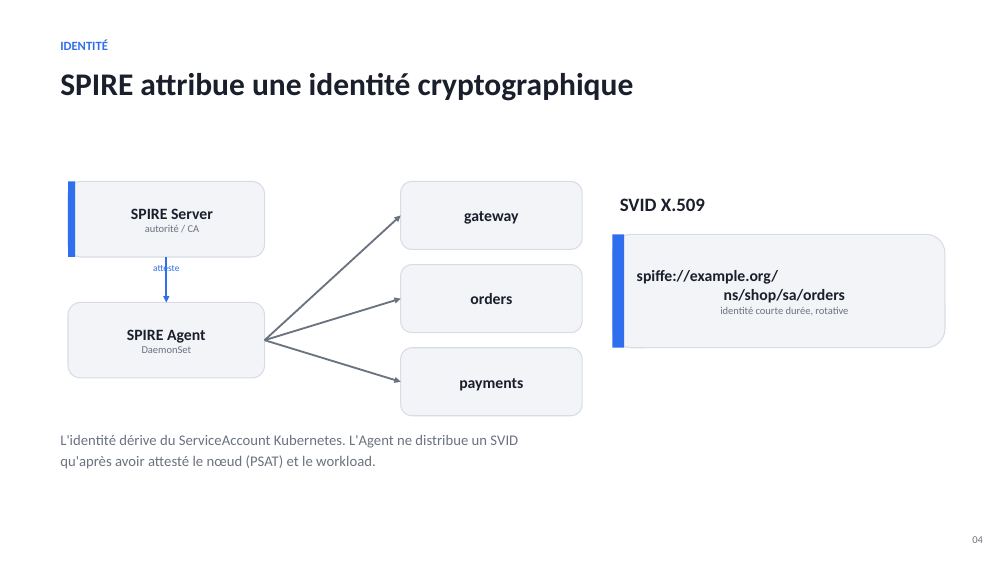
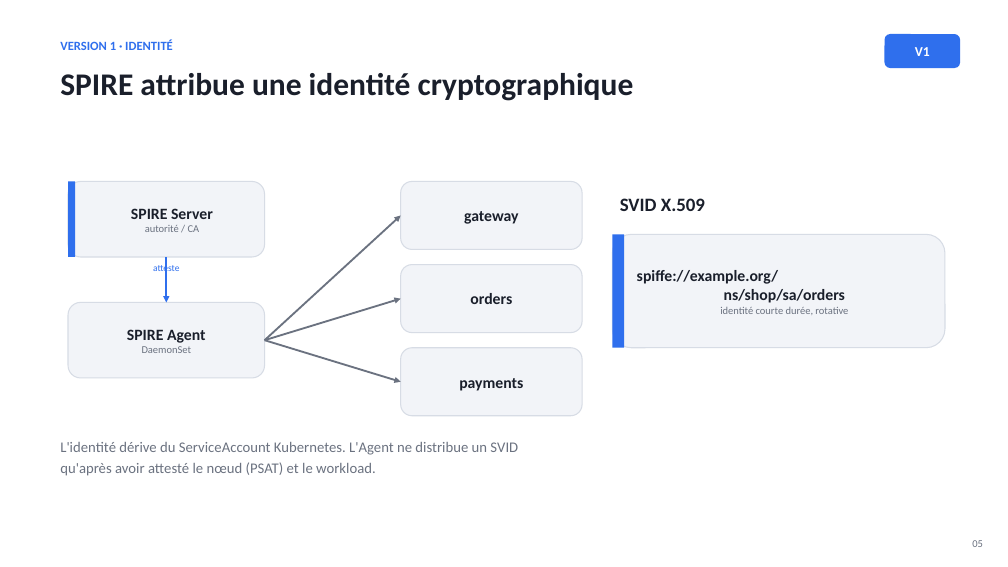
Before and after one commit to Sipixer/SPIRE-DevSecOps, a slide deck: slide 5 of slides/SPIRE-Zero-Trust.pptx (slide 4 before the commit). Drawn at 1008x567 pixels with LibreOffice and Linux fonts; fonts in the diff are those of the drawing. Boxes give left, top, right and bottom in pixels: in the first picture for what was removed or moved away, otherwise in the second. Text is boxed around its words. In the diff, an @@ line names an element or a change of style, - is before the commit and + after.

Commit message:
slides: deck réécrit en narratif d'évolution v1 -> v2
- 11 -> 17 slides. Fil rouge : le zero-trust (2 principes) porté
  différemment par les 2 versions.
- V1 (SPIRE manuel) : identité SVID, mTLS+policy en code, Envoy manuel,
  puis une slide 'limites' (charnière).
- V2 (Istio) : bascule (l'app -> le mesh), AuthorizationPolicy déclaratives,
  le 403 démontré, Kiali observable.
- slide comparaison v1 vs v2 (identité/mTLS/autz/observabilité).
- slide accès zero-trust : JIT SSH + Cloudflare Tunnel/Access.
- infra à jour (Istio au lieu de SPIRE dans les slides plateforme/CI).

```diff
--- a/slides/SPIRE-Zero-Trust.pptx
+++ b/slides/SPIRE-Zero-Trust.pptx
@@ text at bbox=[60, 39, 173, 50]: text changed @@
-IDENTITÉ
+VERSION 1 · IDENTITÉ
@@ rounded rectangle added at bbox=[885, 34, 960, 68], fill #2F6FED, 13 pt, text #FFFFFF, bold @@
+V1
@@ text "L'identité dérive du ServiceAccount Kubernetes. ...": place and size @@
-text "L'identité dérive du ServiceAccount Kubernetes. ..." at bbox=[60, 435, 518, 469]
+text "L'identité dérive du ServiceAccount Kubernetes. ..." at bbox=[60, 442, 518, 476]
@@ text removed at bbox=[972, 536, 983, 543] @@
-04
@@ text added at bbox=[972, 540, 983, 547], 10 pt, text #6B7280 @@
+05
```
Also in this commit, not shown: 7 other slides changed, 9 slides added, 3 slides removed, 1 other file.
